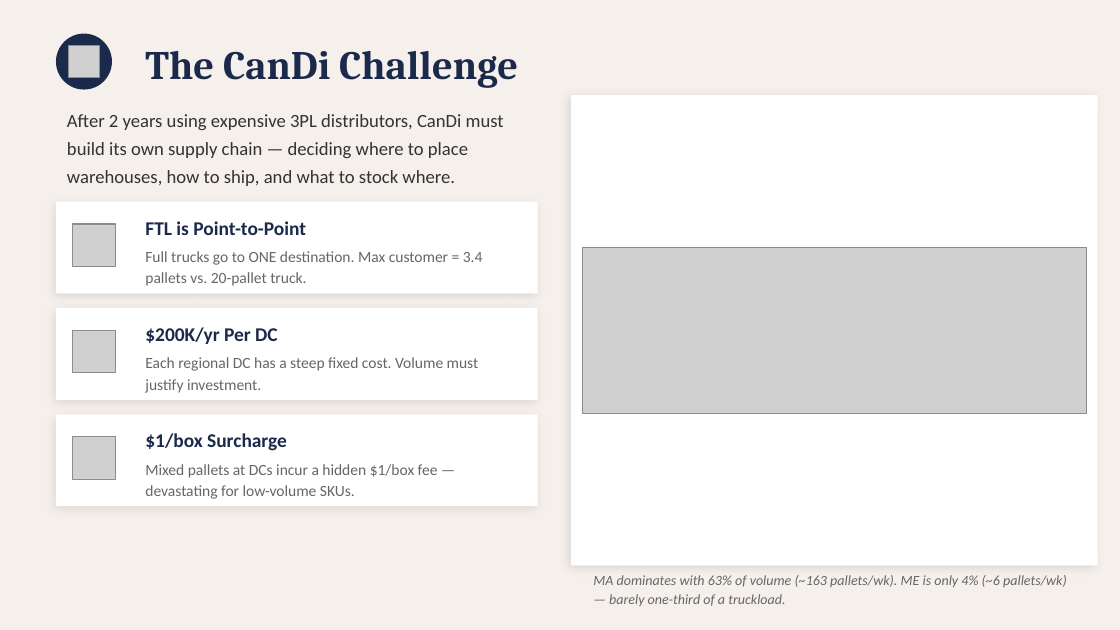
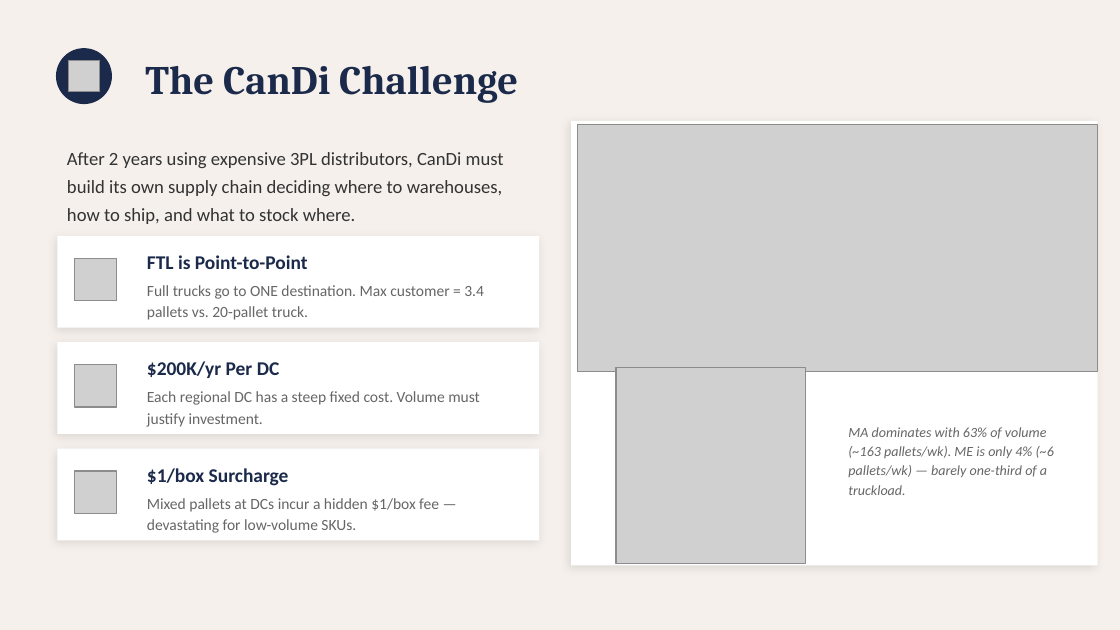
Before and after one commit to DanielRegaladoUMiami/CanDi-Supply-Chain-Design, a slide deck: slide 4 of CanDi_Supply_Chain_Presentation.pptx (slide 3 before the commit). Drawn at 1120x630 pixels with LibreOffice and Linux fonts; fonts in the diff are those of the drawing; grey boxes stand for pictures. Boxes give left, top, right and bottom in pixels: in the first picture for what was removed or moved away, otherwise in the second. Text is boxed around its words. In the diff, an @@ line names an element or a change of style, - is before the commit and + after.

```diff
--- a/CanDi_Supply_Chain_Presentation.pptx
+++ b/CanDi_Supply_Chain_Presentation.pptx
@@ 1 text, 1 ellipse, 1 picture: place and size @@
-1 text, 1 ellipse, 1 picture at bbox=[56, 34, 518, 90]
+1 text, 1 ellipse, 1 picture at bbox=[56, 48, 518, 104]
@@ rectangle: place and size @@
-rectangle at bbox=[571, 95, 1098, 566]
+rectangle at bbox=[571, 121, 1098, 566]
@@ picture: place and size @@
-picture at bbox=[582, 248, 1086, 413]
+picture at bbox=[577, 124, 1098, 372]
@@ text at bbox=[67, 152, 504, 224]: text changed @@
-After 2 years using expensive 3PL distributors, CanDi must build its own supply chain — deciding where to place warehouses, how to ship, and what to stock where.
+After 2 years using expensive 3PL distributors, CanDi must build its own supply chain deciding where to warehouses, how to ship, and what to stock where.
@@ picture removed at bbox=[73, 224, 115, 267] @@
@@ picture added at bbox=[74, 259, 116, 301] @@
@@ 6 texts, 3 rectangles: place and size @@
-6 texts, 3 rectangles at bbox=[56, 202, 538, 506]
+6 texts, 3 rectangles at bbox=[57, 235, 539, 540]
@@ picture removed at bbox=[73, 330, 115, 373] @@
@@ picture added at bbox=[74, 364, 116, 407] @@
@@ picture added at bbox=[616, 367, 805, 563] @@
@@ text "MA dominates with 63% of ..." rewrapped from bbox=[593, 575, 1067, 606] to bbox=[848, 427, 1054, 495] @@
@@ picture removed at bbox=[73, 437, 115, 479] @@
@@ picture added at bbox=[74, 472, 116, 514] @@
```
Also in this commit, not shown: 7 other slides changed, 1 other file.
